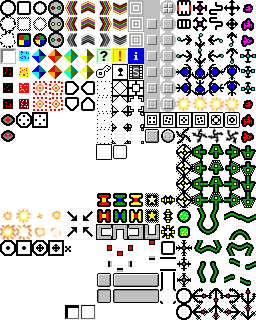
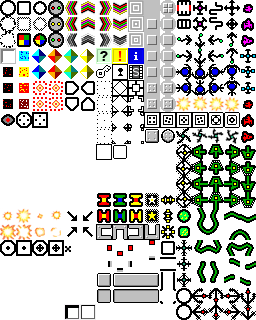
Layers edited between the first and the second 256 × 320 image:
painted on "Fondo" over (1, 130, 15, 142)
